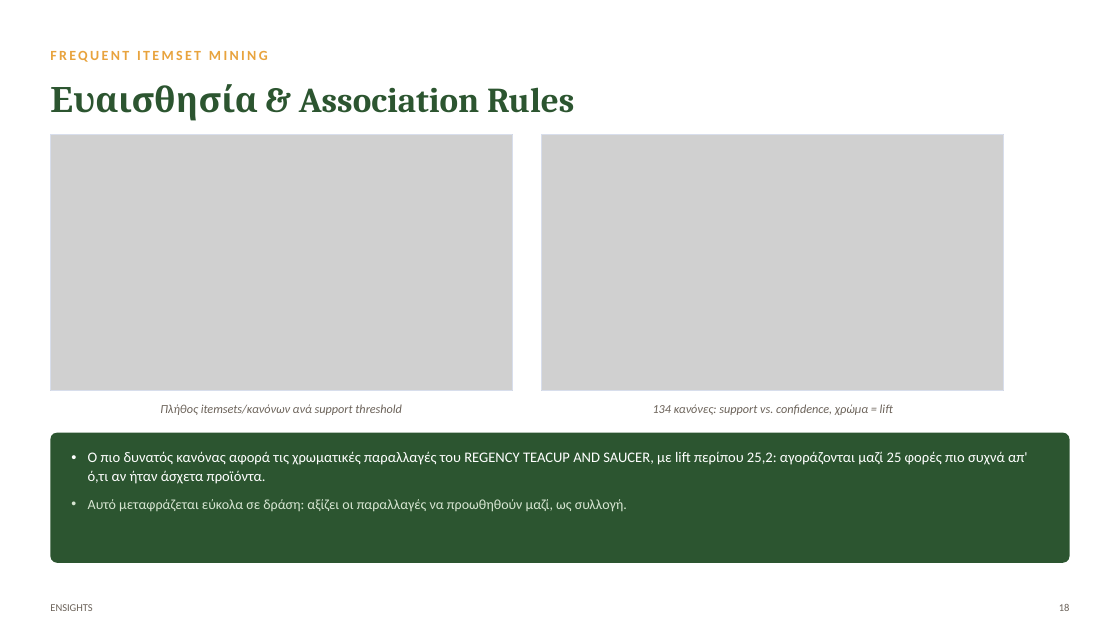
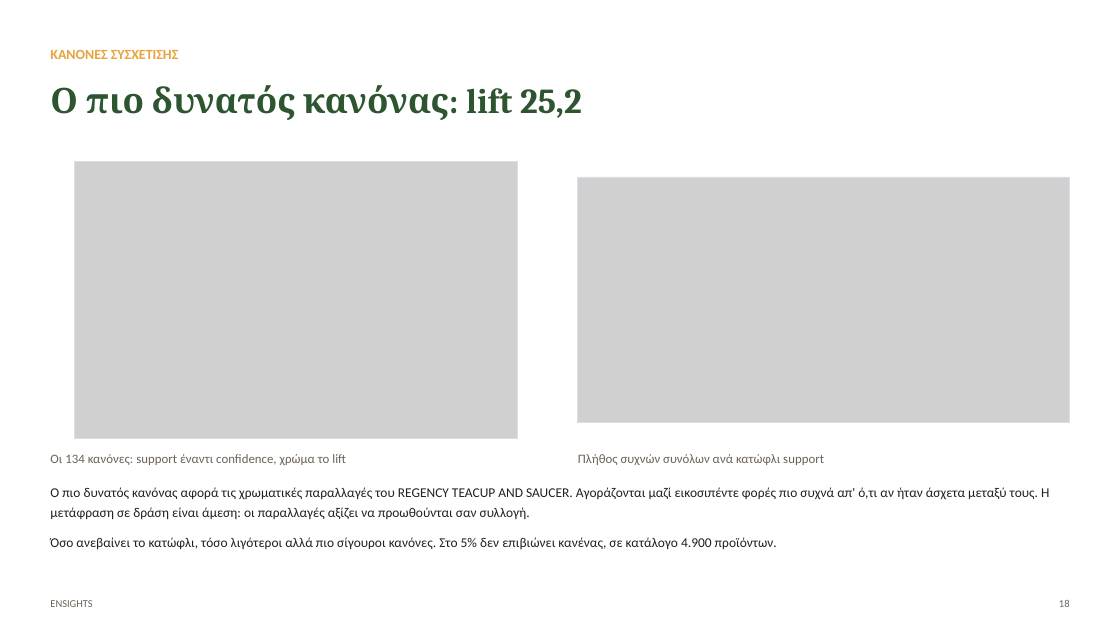
Before and after one commit to xrhstosmour/ensights, a slide deck: slide 18 of documents/ensights-thesis-defense.pptx (slide 19 before the commit). Drawn at 1120x630 pixels with LibreOffice and Linux fonts; fonts in the diff are those of the drawing; grey boxes stand for pictures. Boxes give left, top, right and bottom in pixels: in the first picture for what was removed or moved away, otherwise in the second. Text is boxed around its words. In the diff, an @@ line names an element or a change of style, - is before the commit and + after.

```diff
--- a/documents/ensights-thesis-defense.pptx
+++ b/documents/ensights-thesis-defense.pptx
@@ text at bbox=[50, 50, 178, 59]: text changed @@
-FREQUENT ITEMSET MINING
+ΚΑΝΟΝΕΣ ΣΥΣΧΕΤΙΣΗΣ
@@ vertical alignment middle to top in 3 elements at bbox=[50, 454, 346, 465], bbox=[50, 50, 178, 59], bbox=[50, 85, 582, 120] @@
@@ text at bbox=[50, 85, 582, 120]: text changed @@
-Ευαισθησία & Association Rules
+Ο πιο δυνατός κανόνας: lift 25,2
@@ picture: place and size @@
-picture at bbox=[542, 134, 1004, 391]
+picture at bbox=[74, 161, 518, 439]
@@ rectangle: place and size @@
-rectangle at bbox=[50, 134, 513, 391]
+rectangle at bbox=[74, 161, 518, 439]
@@ rectangle at bbox=[74, 161, 518, 439]: outline #D8DEEC 1 pt to #D8DEEC 0.75 pt @@
@@ picture: place and size @@
-picture at bbox=[50, 134, 513, 391]
+picture at bbox=[578, 177, 1070, 423]
@@ rectangle at bbox=[578, 177, 1070, 423]: outline #D8DEEC 1 pt to #D8DEEC 0.75 pt @@
@@ rectangle: place and size @@
-rectangle at bbox=[542, 134, 1004, 391]
+rectangle at bbox=[578, 177, 1070, 423]
@@ text removed at bbox=[160, 404, 402, 415] @@
-Πλήθος itemsets/κανόνων ανά support threshold
@@ rounded rectangle removed at bbox=[50, 433, 1070, 563] @@
@@ text at bbox=[50, 454, 346, 465]: text changed; size 10.5 to 11 pt; italic off @@
-134 κανόνες: support vs. confidence, χρώμα = lift
+Οι 134 κανόνες: support έναντι confidence, χρώμα το lift
@@ text added at bbox=[578, 454, 824, 465], 11 pt, text #6B6259 @@
+Πλήθος συχνών συνόλων ανά κατώφλι support
@@ text at bbox=[50, 487, 1049, 550]: text changed; size 12.5 to 11.5 pt; text colour #FFFFFF to #241F1B @@
-• Ο πιο δυνατός κανόνας αφορά τις χρωματικές παραλλαγές του REGENCY TEACUP AND SAUCER, με lift περίπου 25,2: αγοράζονται μαζί 25 φορές πιο συχνά απ' ό,τι αν ήταν άσχετα προϊόντα.
-• Αυτό μεταφράζεται εύκολα σε δράση: αξίζει οι παραλλαγές να προωθηθούν μαζί, ως συλλογή.
+Ο πιο δυνατός κανόνας αφορά τις χρωματικές παραλλαγές του REGENCY TEACUP AND SAUCER. Αγοράζονται μαζί εικοσιπέντε φορές πιο συχνά απ' ό,τι αν ήταν άσχετα μεταξύ τους. Η μετάφραση σε δράση είναι άμεση: οι παραλλαγές αξίζει να προωθούνται σαν συλλογή.
+Όσο ανεβαίνει το κατώφλι, τόσο λιγότεροι αλλά πιο σίγουροι κανόνες. Στο 5% δεν επιβιώνει κανένας, σε κατάλογο 4.900 προϊόντων.
@@ text "ENSIGHTS" at bbox=[50, 600, 92, 607]: line spacing 1 to 1.22; vertical alignment middle to top @@
@@ text "18" at bbox=[1059, 600, 1070, 607]: line spacing 1 to 1.22; vertical alignment middle to top @@
```
Also in this commit, not shown: 3 other slides changed, 28 slides added, 32 slides removed, 1 other file.
